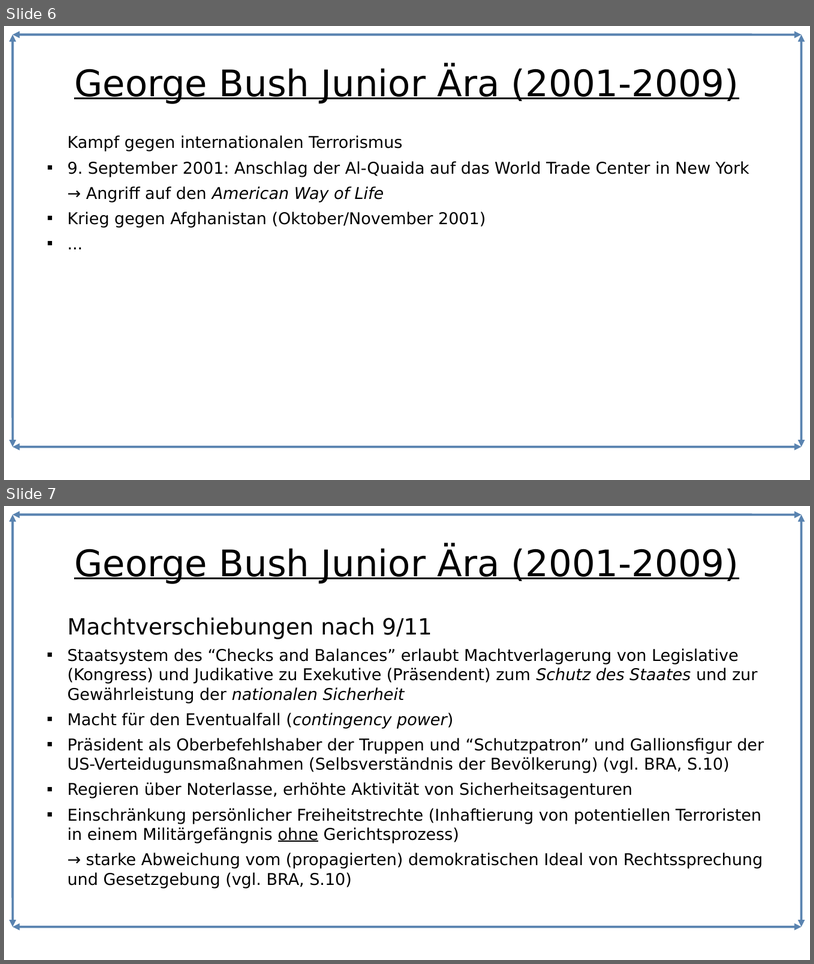
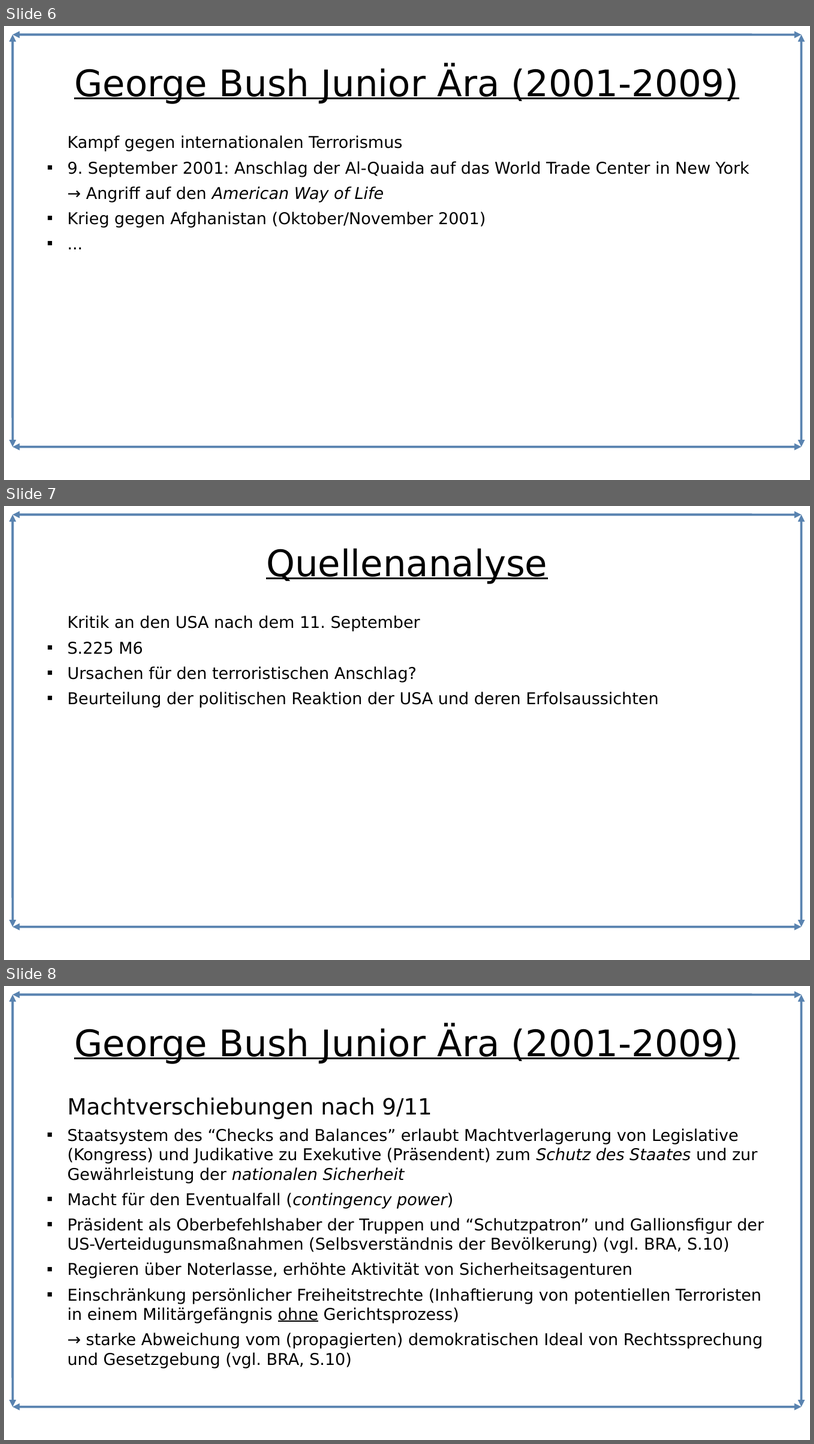
Before and after one commit to Lacrimus/Referat-Geschichte-USA-die-einzig-verbleibende-Weltmacht-, a slide deck: USA-die-einzig-verbleibende-Weltmacht.odp. Shown one above the other, each under a label of ours: slides 6 and 7 before the commit, slides 6, 7 and 8 after it. The pictures are 814x964 and 814x1444 pixels, drawn with LibreOffice and Linux fonts; fonts in the diff are those of the drawing. Boxes give left, top, right and bottom in pixels: in the first picture for what was removed or moved away, otherwise in the second. Text is boxed around its words. In the diff, an @@ line names an element or a change of style, - is before the commit and + after.

```diff
--- a/USA-die-einzig-verbleibende-Weltmacht.odp
+++ b/USA-die-einzig-verbleibende-Weltmacht.odp
@@ slide 7 added at bbox=[4, 506, 810, 960], background #FFFFFF; not listed: 4 template elements that a slide beside it also shows @@
@@ title added at bbox=[266, 548, 548, 584], 36 pt, text #000000, underline @@
+Quellenanalyse
@@ text added at bbox=[68, 615, 659, 707], 16 pt, text #000000 @@
+Kritik an den USA nach dem 11. September
+■ S.225 M6
+■ Ursachen für den terroristischen Anschlag?
+■ Beurteilung der politischen Reaktion der USA und deren Erfolsaussichten
@@ what was slide 7 is now slide 8 @@
```
Also in this commit, not shown: 1 slide changed, 1 other file.
